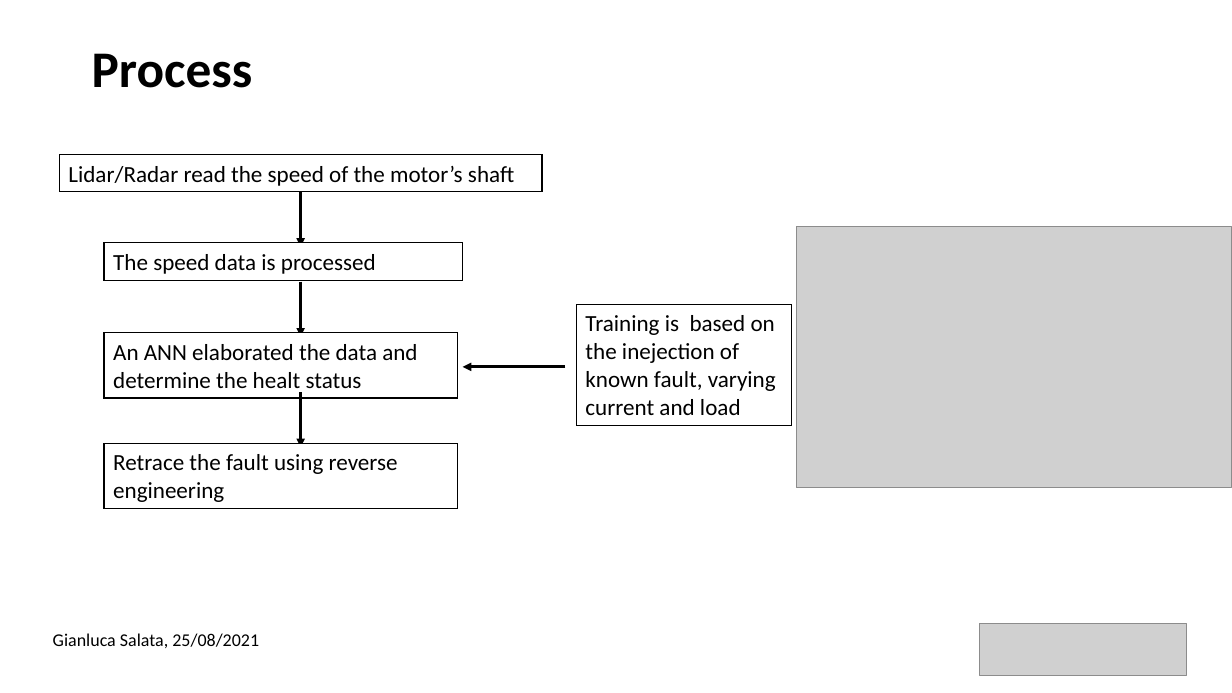
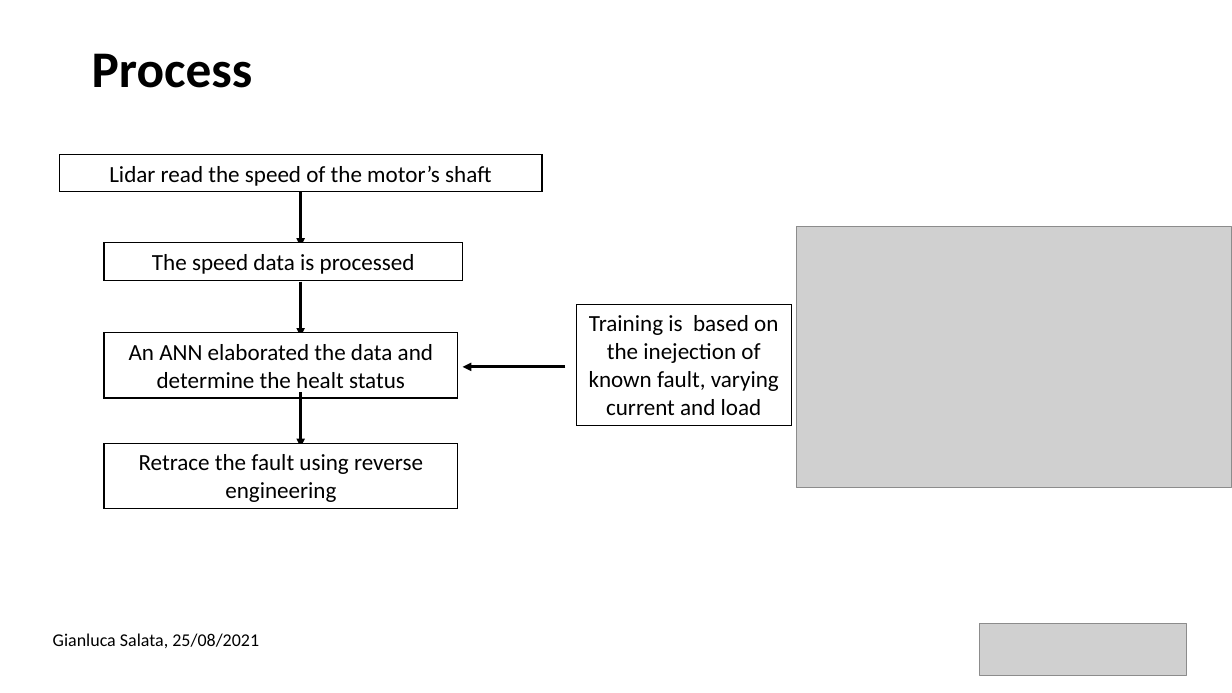
Before and after one commit to gianlucasalata-unipd/MAS513, a slide deck: slide 4 of Raw documents/Online health status detection of a motor.pptx. Drawn at 1232x693 pixels with LibreOffice and Linux fonts; fonts in the diff are those of the drawing; grey boxes stand for pictures. Boxes give left, top, right and bottom in pixels: in the first picture for what was removed or moved away, otherwise in the second. Text is boxed around its words. In the diff, an @@ line names an element or a change of style, - is before the commit and + after.

```diff
--- a/Raw documents/Online health status detection of a motor.pptx
+++ b/Raw documents/Online health status detection of a motor.pptx
@@ text in rectangle at (109,166,491,186): text changed @@
-Lidar/Radar read the speed of the motor’s shaft
+Lidar read the speed of the motor’s shaft
@@ alignment left to centre in 4 elements at (104,243,463,280), (104,333,458,398), (577,304,791,425), (104,444,458,509) @@
```
Also in this commit, not shown: 3 other slides changed.
